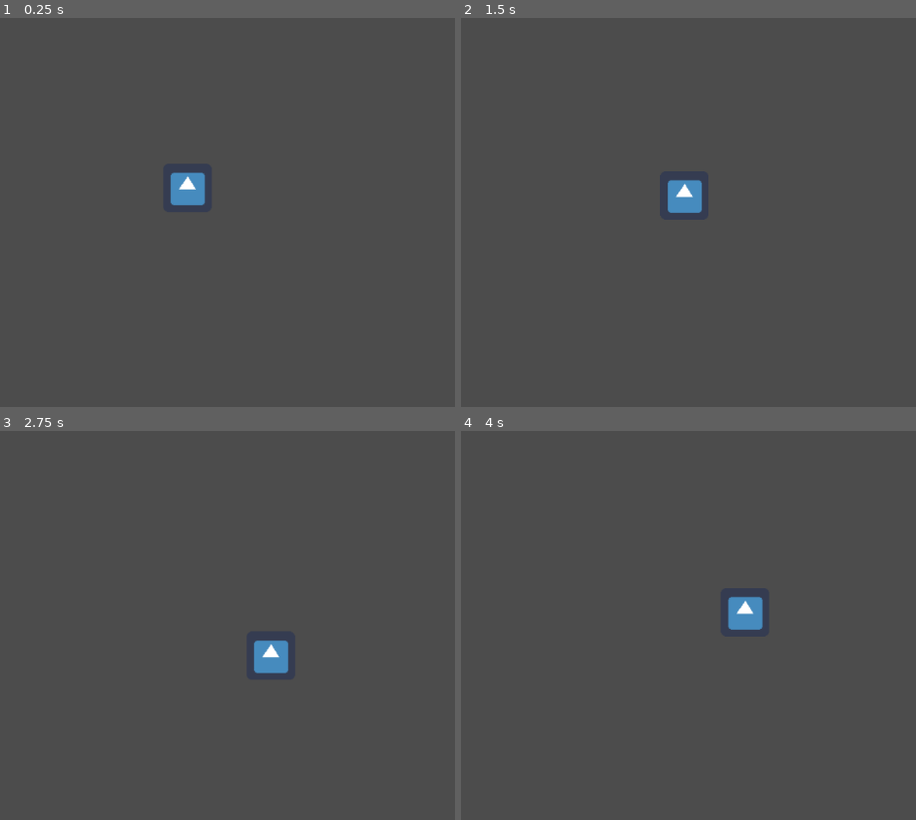
Above: before the commit, frames 1-4 (two rows, left to right).
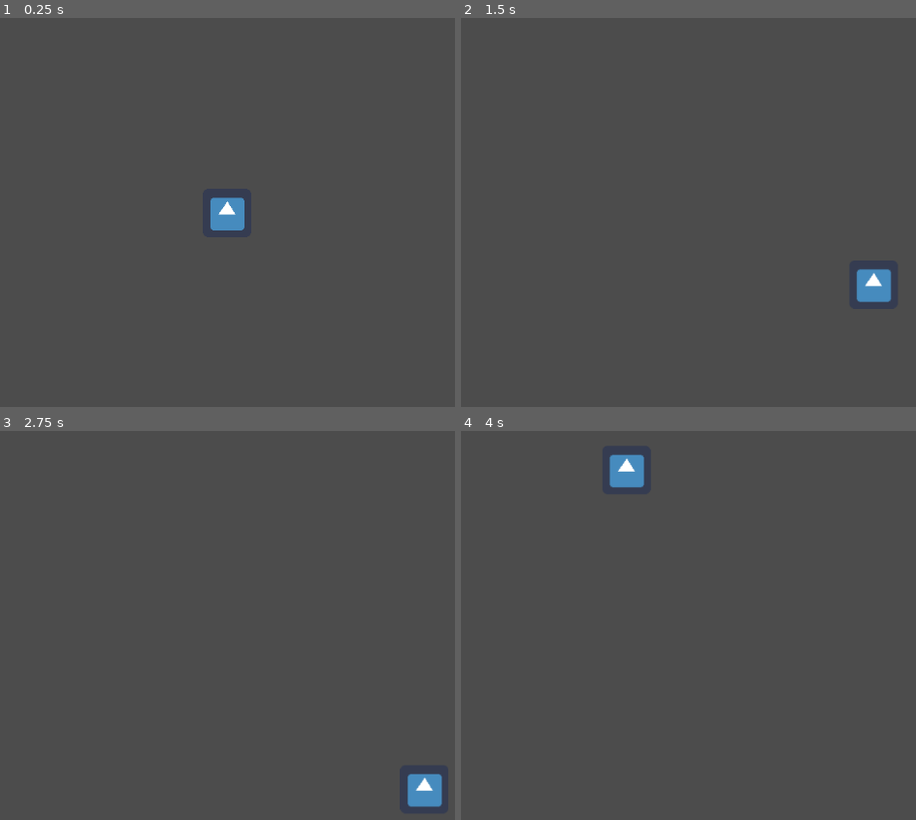
Above: after the commit, the same moments.

Repository: AllenOliver/WeeklyGameJam76
Game: Godot game, scene res://Globals.tscn
Same seed, same stepped clock (60 frames per second), same inputs: the game is played once before the commit and once after it. The engine's default icon, where the game draws it, is replaced by a stand-in: a white triangle on a blue panel in a dark square.
Inputs:
- Up to frame 1 (0.25 s): no input
- Up to frame 2 (1.5 s): tap Enter at 0.5 s; hold Right (ui_right) 0.53-1.28 s; hold Down (ui_down) from 1.28 s (still down)
- Up to frame 3 (2.75 s): release Down (ui_down) at 2.03 s; hold Right (ui_right) from 2.03 s (still down)
- Up to frame 4 (4 s): release Right (ui_right) at 2.78 s; hold Up (ui_up) 2.78-3.53 s; hold Left (ui_left) from 3.53 s (still down)

The runs differ from the first frame. In frame 1, 1.3% of the frame differs, in the area x 37-54%, y 39-55%; in frame 2, 1.3%; in frame 3, 1.3%, in the area x 55-98%, y 53-97%; in frame 4, 1.3%.

Commit message:
Added Camera Follow
-Changed player base speed for testing
-Added camera as child to Player rigidbody

Diff:
--- /dev/null
+++ b/WeeklyGameJam76/Camera2D.gd
@@ -0,0 +1,15 @@
+extends Camera2D
+
+# class member variables go here, for example:
+# var a = 2
+# var b = "textvar"
+
+func _ready():
+	# Called when the node is added to the scene for the first time.
+	# Initialization here
+	pass
+
+#func _process(delta):
+#	# Called every frame. Delta is time since last frame.
+#	# Update game logic here.
+#	pass
--- a/WeeklyGameJam76/Player.gd
+++ b/WeeklyGameJam76/Player.gd
@@ -1,6 +1,6 @@
 extends KinematicBody2D
 
-var walkSpeed = 50
+var walkSpeed = 500
 var motion = Vector2()
 
 
--- a/WeeklyGameJam76/Player.tscn
+++ b/WeeklyGameJam76/Player.tscn
@@ -35,3 +35,29 @@
 
 frames = SubResource( 2 )
 animation = "default"
+
+[node name="Camera2D" type="Camera2D" parent="KinematicBody2D" index="2"]
+
+anchor_mode = 1
+rotating = false
+current = true
+zoom = Vector2( 1, 1 )
+limit_left = -10000000
+limit_top = -10000000
+limit_right = 10000000
+limit_bottom = 10000000
+limit_smoothed = false
+drag_margin_h_enabled = true
+drag_margin_v_enabled = true
+smoothing_enabled = true
+smoothing_speed = 3.0
+offset_v = 0.0
+offset_h = 0.0
+drag_margin_left = 0.2
+drag_margin_top = 0.2
+drag_margin_right = 0.2
+drag_margin_bottom = 0.2
+editor_draw_screen = true
+editor_draw_limits = false
+editor_draw_drag_margin = false
+_sections_unfolded = [ "Drag Margin", "Offset", "Smoothing" ]
